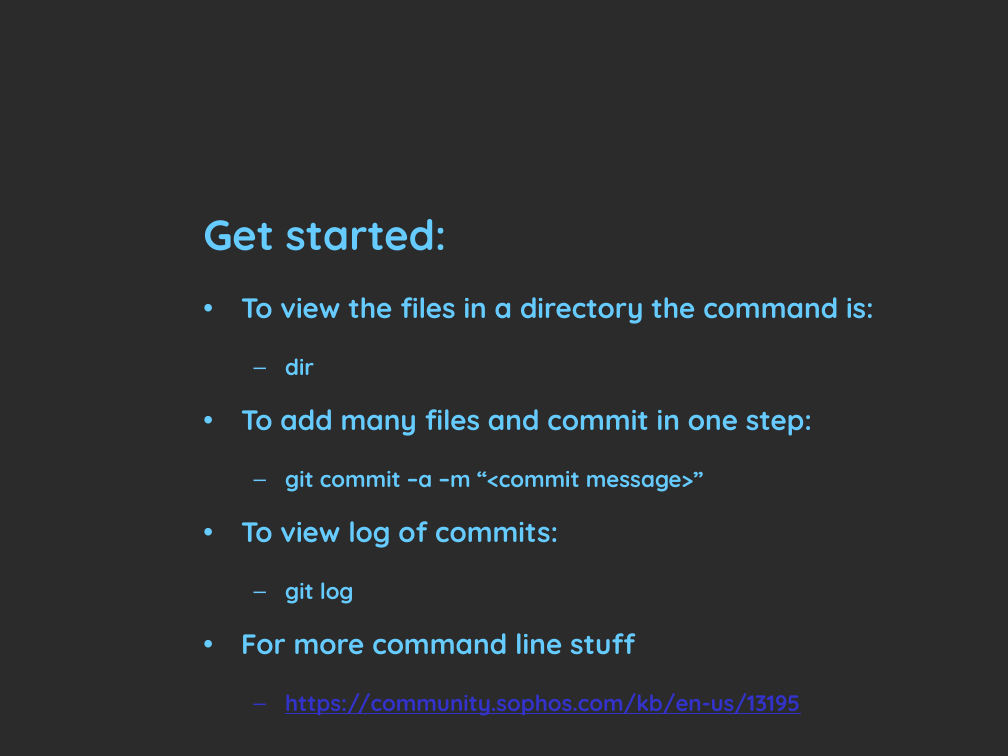
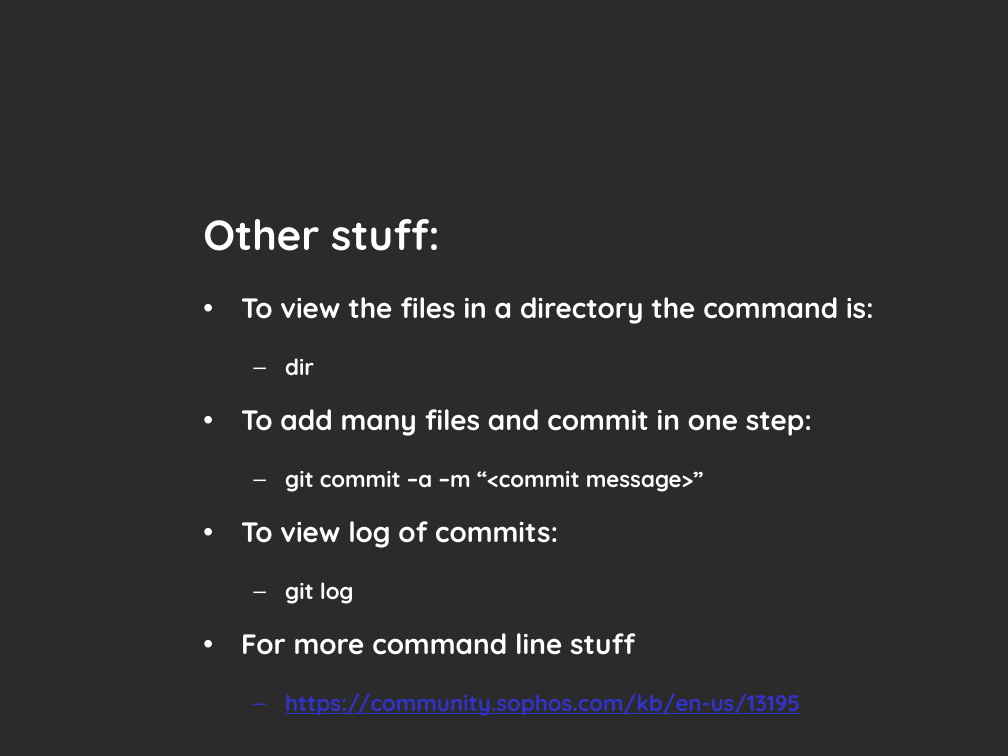
Before and after one commit to Barstad/Auto-BAHN, a slide deck: slide 7 of git_intro.pptx (slide 6 before the commit). Drawn at 1008x756 pixels with LibreOffice and Linux fonts; fonts in the diff are those of the drawing; background and template pictures are left out; a plain dark background stands for a picture behind light text. Boxes give left, top, right and bottom in pixels: in the first picture for what was removed or moved away, otherwise in the second. Text is boxed around its words. In the diff, an @@ line names an element or a change of style, - is before the commit and + after.

```diff
--- a/git_intro.pptx
+++ b/git_intro.pptx
@@ title at [203,219,439,251]: text changed; text colour #66CCFF to #FFFFFF @@
-Get started:
+Other stuff:
@@ text at [241,297,874,655]: text colour #66CCFF to #FFFFFF in "To view the files in a directory ...", "dir", "To add many files and commit in ...", "git commit –a –m “<commit message>”" and 3 more places @@
```
Also in this commit, not shown: 4 other slides changed, 1 slide added.
